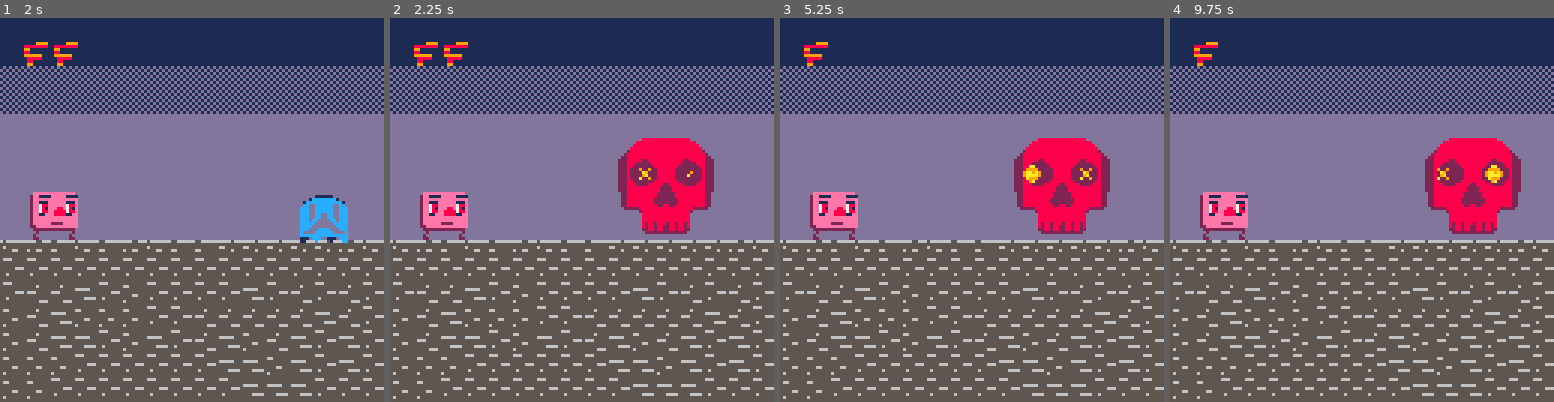
Above: before the commit, frames 1-4 (left to right).
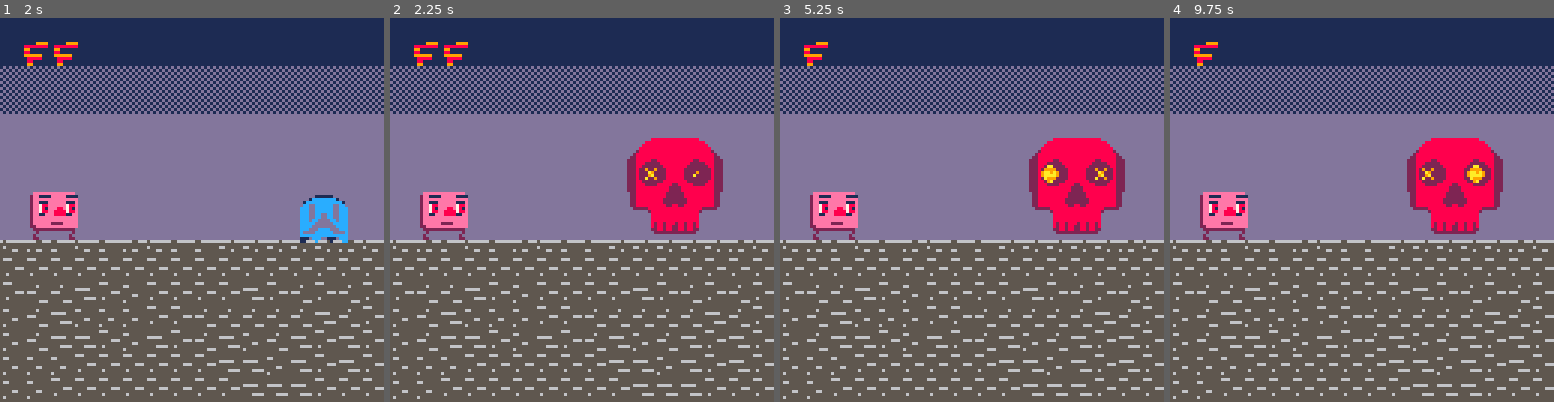
Above: after the commit, the same moments.

Repository: verdog/strongth8
Game: PICO-8 cartridge strongth8.p8
Two runs of this game, one before a commit and one after it. Both use one fixed random seed, a clock stepped at 60 frames per second and the inputs below.
Inputs:
- Up to frame 1 (2 s): tap X (X key) at 0.33, 1.07, 1.85 s; tap O (Z key) at 0.7, 1.7 s
- Up to frame 2 (2.25 s): tap O (Z key) at 2.1 s
- Up to frame 3 (5.25 s): tap O (Z key) every 0.4 s from 2.5 to 4.9 s; tap X (X key) at 2.97, 4.08, 5.2 s
- Up to frame 4 (9.75 s): tap O (Z key) every 0.4 s from 5.3 to 9.7 s; tap X (X key) every 1.12 s from 6.32 to 9.67 s

Frame 1 is identical in both runs. In frame 2, 2.6% of the frame differs, in the area x 59-87%, y 31-57%; in frame 3, 3.8%; in frame 4, 4.1%, in the area x 61-92%, y 31-57%.

Commit message:
added screen shake and reaction counter

Diff:
--- a/strongth8.p8
+++ b/strongth8.p8
@@ -6,6 +6,8 @@
 timer = 0
 fouls = 0
 attack = 0
+reaction = 0
+offset = 0
 
 function _init()
  titleinit()
@@ -14,6 +16,8 @@
 
 function titleinit()
  scene = 0
+ sfx(-1)
+ music(-1)
 end
 
 function gameinit()
@@ -29,16 +33,24 @@
 
 function endupdate()
  if btnp(4) then
-  scene = 0
+  titleinit()
  end
 end
 
 function resettimer()
- timer = rnd(210) + 30
+ timer = rnd(210) + 60
 end
 
 function gameupdate()
  timer -= 1
+
+ if timer <= 0 and timer >= -1 then
+  sfx(6)
+ end
+ if timer < 0 then
+  reaction += 1
+ end
+
  -- if button pressed before flash and out of fouls
  if btnp(5) and timer > 0 then
   fouls += 1
@@ -49,17 +61,23 @@
  if btnp(5) and timer <= 0 then
   sfx(0)
   sfx(1)
+  offset=1.5
   scene += 1
   resettimer()
   fouls = 0
+  reaction = 0
   if scene > 4 then
    scene = 99
+   sfx(-1)
+   music(-1)
    sfx(2, -1, 1)
   end
  end
  -- player too slow
  if timer < (-30 * (1/scene)) then
   scene = 100
+  sfx(-1)
+  music(-1)
   sfx(3, -1, 1)
   resettimer()
   fouls = 0
@@ -110,12 +128,36 @@
  print("you lose! press c to continue", 3, 60, 0)
 end
 
+function screen_shake()
+ local fade = 0.70
+ local offset_x=16-rnd(32)
+ local offset_y=16-rnd(32)
+
+ offset_x*=offset
+ offset_y*=offset
+
+ camera(offset_x,offset_y)
+
+ offset*=fade
+ if offset < 0.05 then
+  offset=0
+ end
+end
+
 function gamedraw()
  -- clear screen and draw player
  cls(1)
  map(0,0)
  spr(16,10,58,2,2)
 
+ -- draw reaction counter
+ if timer < 0 then
+  print(reaction, 62, 5, 0)
+ end
+
+ if btnp(5) and timer <= 0 then
+  screen_shake()
+ end
  -- draw fouls
  if scene >=1 and scene <= 4 then
   if fouls == 1 then
@@ -156,6 +198,7 @@
 end
 
 function _draw()
+ screen_shake()
  if scene == 0 then
   titledraw()
  elseif scene == 99 then
Not shown, changed: the sound effects (__sfx__) section of strongth8.p8
